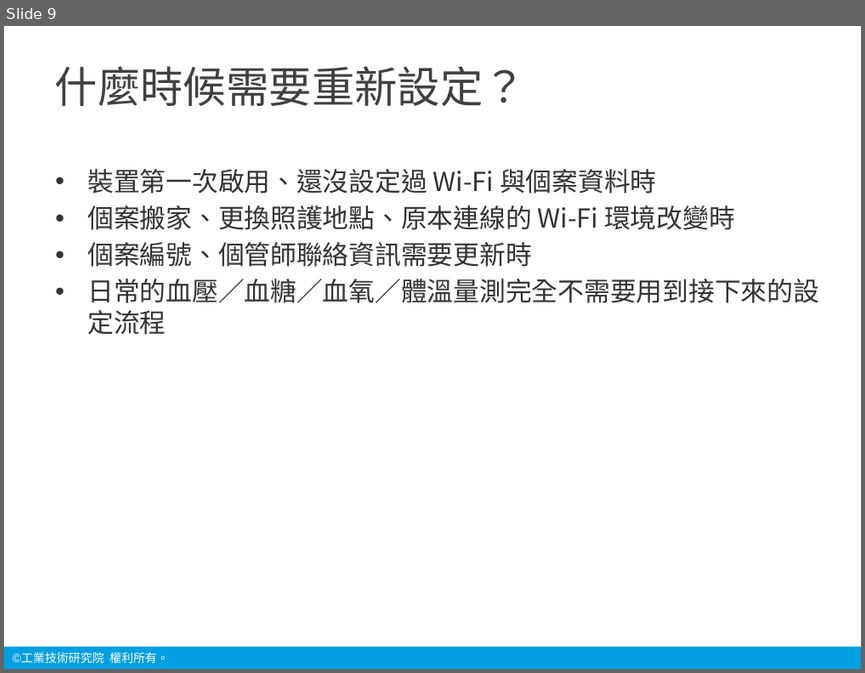
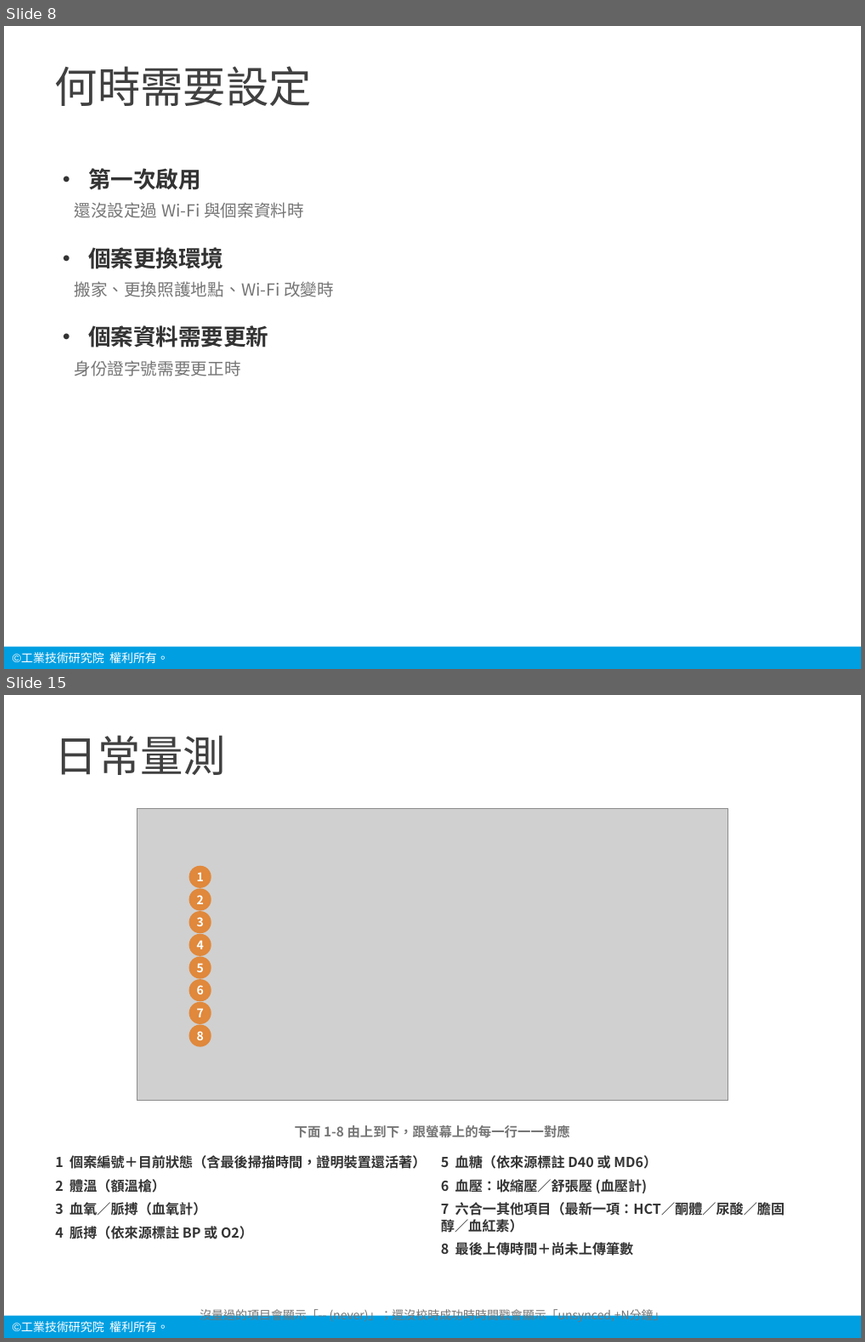
Before and after one commit to chanwunkong/pico-vitals-gateway, a slide deck: 說明/生理訊號中繼裝置_操作說明.pptx. Shown one above the other, each under a label of ours: slide 9 before the commit, slides 8 and 15 after it; the slides between them are not shown. The pictures are 865x673 and 865x1342 pixels, drawn with LibreOffice and Linux fonts; fonts in the diff are those of the drawing; grey boxes stand for pictures; background and template pictures are left out. Boxes give left, top, right and bottom in pixels: in the first picture for what was removed or moved away, otherwise in the second. Text is boxed around its words. In the diff, an @@ line names an element or a change of style, - is before the commit and + after.

```diff
--- a/說明/生理訊號中繼裝置_操作說明.pptx
+++ b/說明/生理訊號中繼裝置_操作說明.pptx
@@ slide 15 added at (x1=4, y1=695, x2=861, y2=1338), background #FFFFFF; not listed: 2 template elements that a slide beside it also shows @@
@@ title added at (x1=55, y1=735, x2=227, y2=775), 36 pt, text #404040 @@
+日常量測
@@ picture added at (x1=137, y1=808, x2=728, y2=1100) @@
@@ ellipse added at (x1=189, y1=866, x2=211, y2=888), fill #E0883B, 10 pt, text #FFFFFF, bold @@
+1
@@ ellipse added at (x1=189, y1=889, x2=211, y2=911), fill #E0883B, 10 pt, text #FFFFFF, bold @@
+2
@@ ellipse added at (x1=189, y1=911, x2=211, y2=933), fill #E0883B, 10 pt, text #FFFFFF, bold @@
+3
@@ ellipse added at (x1=189, y1=934, x2=211, y2=956), fill #E0883B, 10 pt, text #FFFFFF, bold @@
+4
@@ ellipse added at (x1=189, y1=956, x2=211, y2=979), fill #E0883B, 10 pt, text #FFFFFF, bold @@
+5
@@ ellipse added at (x1=189, y1=979, x2=211, y2=1001), fill #E0883B, 10 pt, text #FFFFFF, bold @@
+6
@@ ellipse added at (x1=189, y1=1002, x2=211, y2=1024), fill #E0883B, 10 pt, text #FFFFFF, bold @@
+7
@@ ellipse added at (x1=189, y1=1024, x2=211, y2=1046), fill #E0883B, 10 pt, text #FFFFFF, bold @@
+8
@@ text added at (x1=295, y1=1125, x2=570, y2=1138), 11 pt, text #757575, bold @@
+下面 1-8 由上到下，跟螢幕上的每一行一一對應
@@ text added at (x1=55, y1=1155, x2=426, y2=1242), 11.5 pt, text #333333, bold @@
+1 個案編號＋目前狀態（含最後掃描時間，證明裝置還活著）
+2 體溫（額溫槍）
+3 血氧／脈搏（血氧計）
+4 脈搏（依來源標註 BP 或 O2）
@@ text added at (x1=441, y1=1155, x2=784, y2=1255), 11.5 pt, text #333333, bold @@
+5 血糖（依來源標註 D40 或 MD6）
+6 血壓：收縮壓／舒張壓 (血壓計)
+7 六合一其他項目（最新一項：HCT／酮體／尿酸／膽固醇／血紅素）
+8 最後上傳時間＋尚未上傳筆數
@@ text added at (x1=200, y1=1307, x2=665, y2=1322), 10 pt, text #757575 @@
+沒量過的項目會顯示「-- (never)」；還沒校時成功時時間戳會顯示「unsynced,+N分鐘」
@@ what was slide 9 is now slide 8 @@
@@ slide 8 changed as well @@
@@ title at (x1=55, y1=66, x2=312, y2=106): text changed @@
-什麼時候需要重新設定？
+何時需要設定
@@ text at (x1=74, y1=168, x2=334, y2=376): text changed; size 22 to 14 pt; text colour #333333 to #757575 @@
-• 裝置第一次啟用、還沒設定過 Wi-Fi 與個案資料時
-• 個案搬家、更換照護地點、原本連線的 Wi-Fi 環境改變時
-• 個案編號、個管師聯絡資訊需要更新時
-• 日常的血壓／血糖／血氧／體溫量測完全不需要用到接下來的設定流程
+• 第一次啟用
+還沒設定過 Wi-Fi 與個案資料時
+• 個案更換環境
+搬家、更換照護地點、Wi-Fi 改變時
+• 個案資料需要更新
+身份證字號需要更正時
```
Also in this commit, not shown: 9 other slides changed, 15 other slides added, 6 slides removed, 32 other files.
